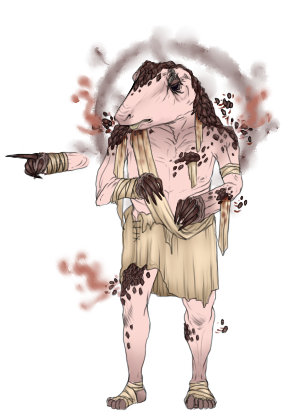
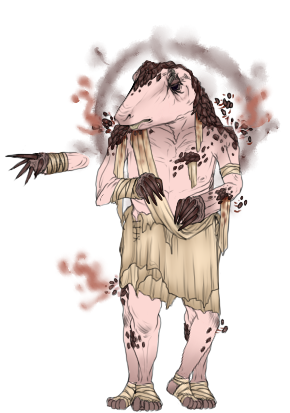
Two versions of the same layered image (290px x 413px). Layer-by-layer changes:
added group "degats" (2nd of 5) with 5 layers above "bras" over (119, 113, 223, 334)
added layer "degats_écailles_décrochées_5" in group "degats" over (119, 113, 223, 334)
renamed "degats" to "idle", moved it into group "torse" over (119, 113, 223, 334)
moved "tissus" into group "idle" over (119, 113, 220, 309)
renamed "degats_écailles_décrochées_3" to "idle_torse_tissus_pagne_devant", moved it into group "tissus", painted on it over (119, 156, 223, 309)
renamed "degats_écailles_décrochées_5" to "idle_torse_écailles", painted on it over (119, 113, 223, 334)
moved "idle_torse" into group "idle", painted on it over (122, 113, 223, 249)
added group "degats" (3rd of 5, in "corps" › "torse") with 5 layers in group "torse" over (119, 113, 223, 317)
renamed "idle_bras_droit_avant_bras_tissu" to "degats_torse_pagne", moved it into group "degats", painted on it over (119, 188, 223, 317)
added layer "degats_torse" in group "degats" over (128, 113, 223, 249)
renamed "pointer" to "recro", moved it into group "torse" over (8, 113, 223, 310)
renamed "pointer_bras_gauche_main" to "recro_torse_tissu", painted on it over (8, 113, 220, 242)
renamed "pointer_bras_gauche_avant_bras" to "recro_tissu_pagne", painted on it over (34, 156, 223, 310)
renamed "idle_bras_gauche_main" to "recro_torse", moved it into group "recro", painted on it over (120, 113, 216, 244)
added group "jambes" with 19 layers in group "corps" over (119, 220, 221, 412)
renamed "torse_tissus_pagne_devant" to "idle_jambe_droite", moved it into group "idle", painted on it over (119, 203, 220, 330)
renamed "jambes" to "degats", moved it into group "jambe_gauche" over (119, 220, 218, 412)
renamed "idle_jambe_droite" to "degats_jambe_gauche_pied", moved it into group "degats", painted on it over (129, 221, 218, 412)
…and 57 more changes (27 added, 25 painted, 3 removed, 13 renamed, 17 stack)
